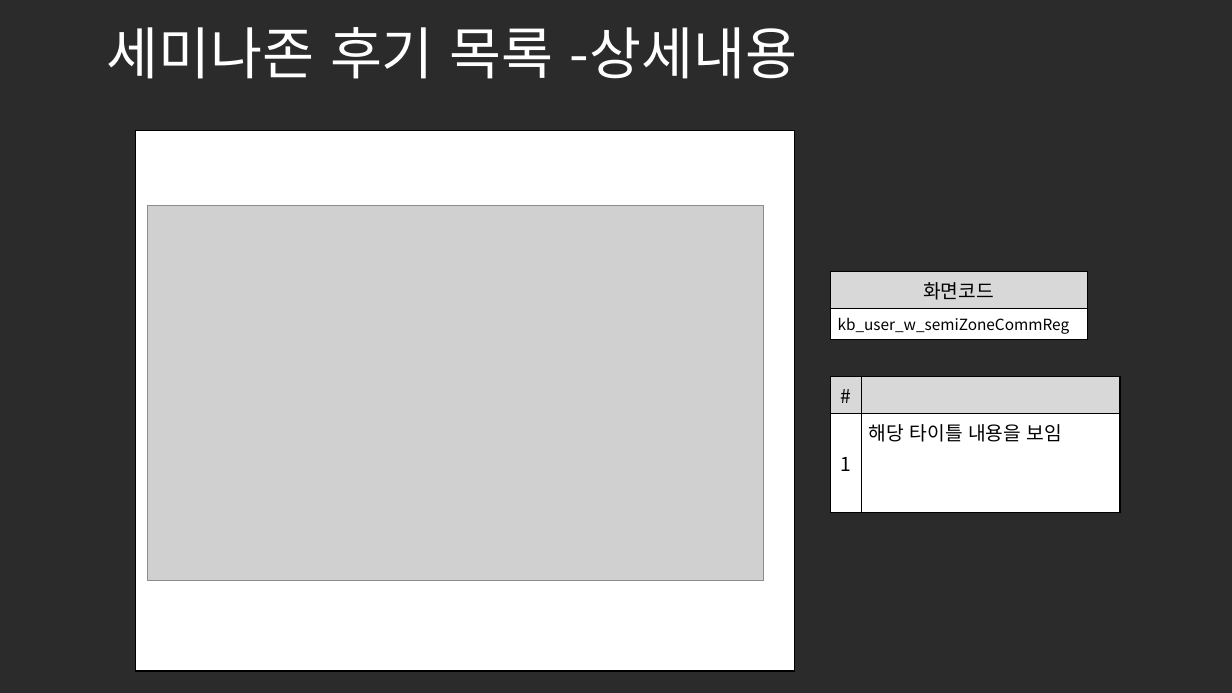
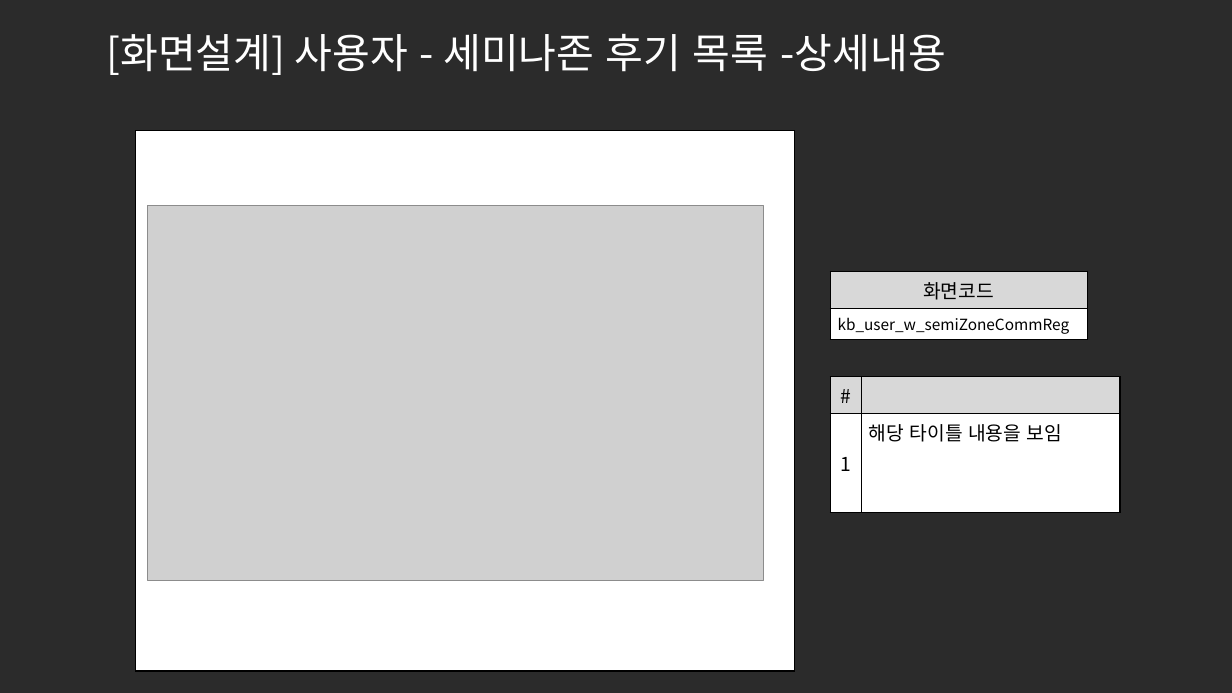
Before and after one commit to ezenteam2/e-Zone, a slide deck: slide 12 of 0 발표용 파워포인트/project05 - 파워포인트 종합 - 기범.pptx. Drawn at 1232x693 pixels with LibreOffice and Linux fonts; fonts in the diff are those of the drawing; grey boxes stand for pictures; background and template pictures are left out; a plain dark background stands for a picture behind light text. Boxes give left, top, right and bottom in pixels: in the first picture for what was removed or moved away, otherwise in the second. Text is boxed around its words. In the diff, an @@ line names an element or a change of style, - is before the commit and + after.

```diff
--- a/0 발표용 파워포인트/project05 - 파워포인트 종합 - 기범.pptx
+++ b/0 발표용 파워포인트/project05 - 파워포인트 종합 - 기범.pptx
@@ title at box(106, 34, 945, 75): text changed; size 44 to 32 pt @@
-세미나존 후기 목록 -상세내용
+[화면설계] 사용자 - 세미나존 후기 목록 -상세내용
```
Also in this commit, not shown: 16 other slides changed.
